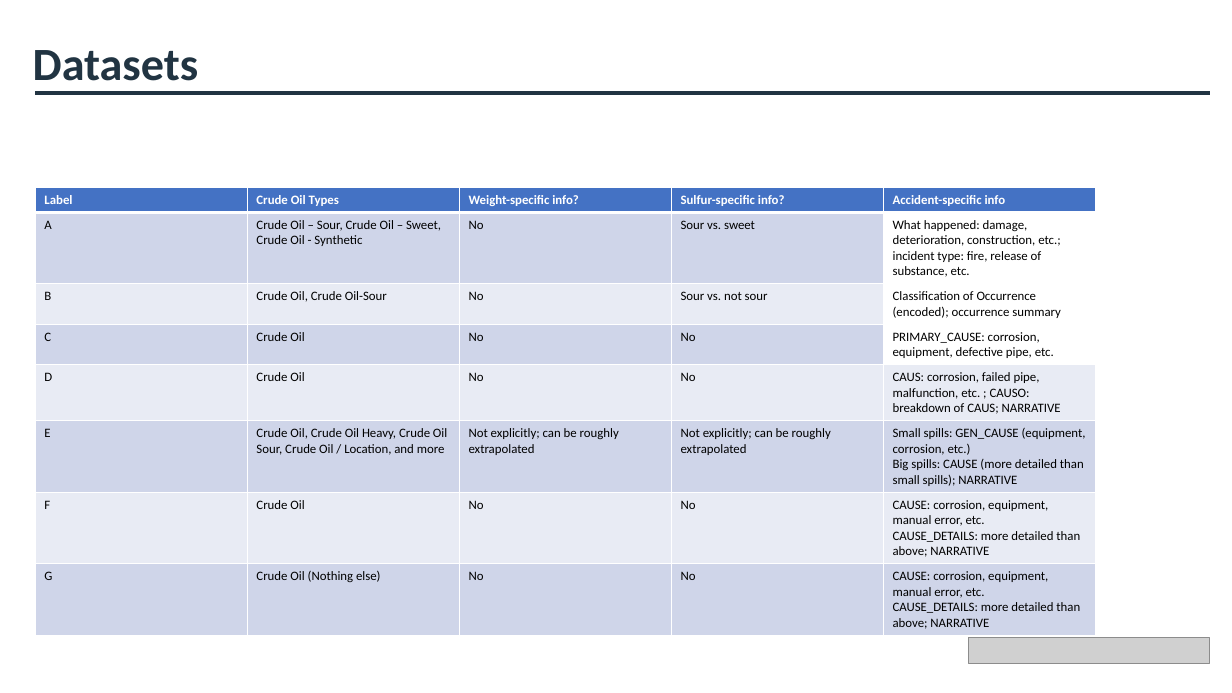
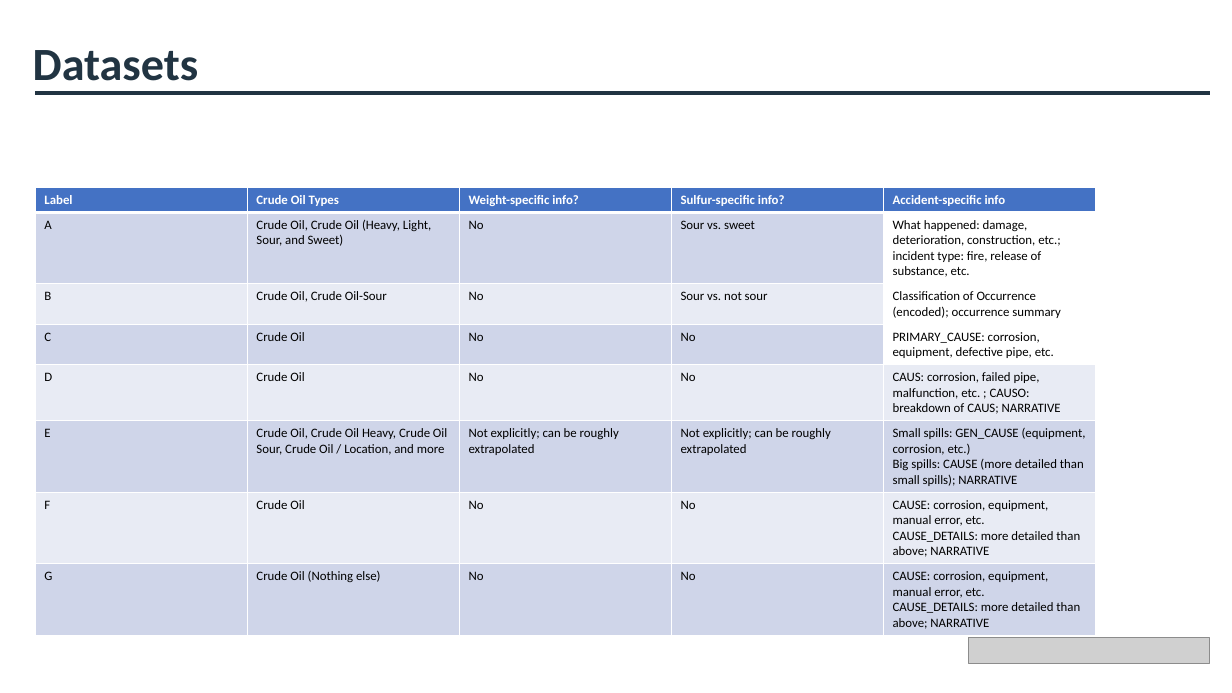
Before and after one commit to cameronmackinnon/crude_oil_accidents, a slide deck: slide 11 of presentations/Pipeline Accidents Presentation v0.pptx (slide 7 before the commit). Drawn at 1232x693 pixels with LibreOffice and Linux fonts; fonts in the diff are those of the drawing; grey boxes stand for pictures. Boxes give left, top, right and bottom in pixels: in the first picture for what was removed or moved away, otherwise in the second. Text is boxed around its words. In the diff, an @@ line names an element or a change of style, - is before the commit and + after.

```diff
--- a/presentations/Pipeline Accidents Presentation v0.pptx
+++ b/presentations/Pipeline Accidents Presentation v0.pptx
@@ table at box(35, 188, 1098, 633) @@
-row 2, column 2: Crude Oil – Sour, Crude Oil – Sweet, Crude Oil - Synthetic
+row 2, column 2: Crude Oil, Crude Oil (Heavy, Light, Sour, and Sweet)
```
Also in this commit, not shown: 6 other slides changed, 7 slides added, 4 other files.
